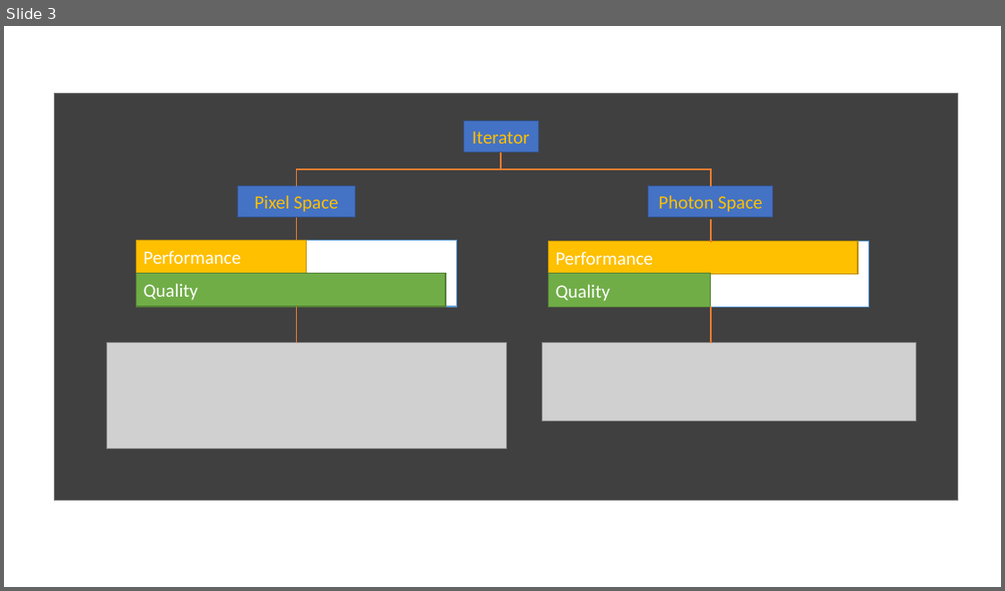
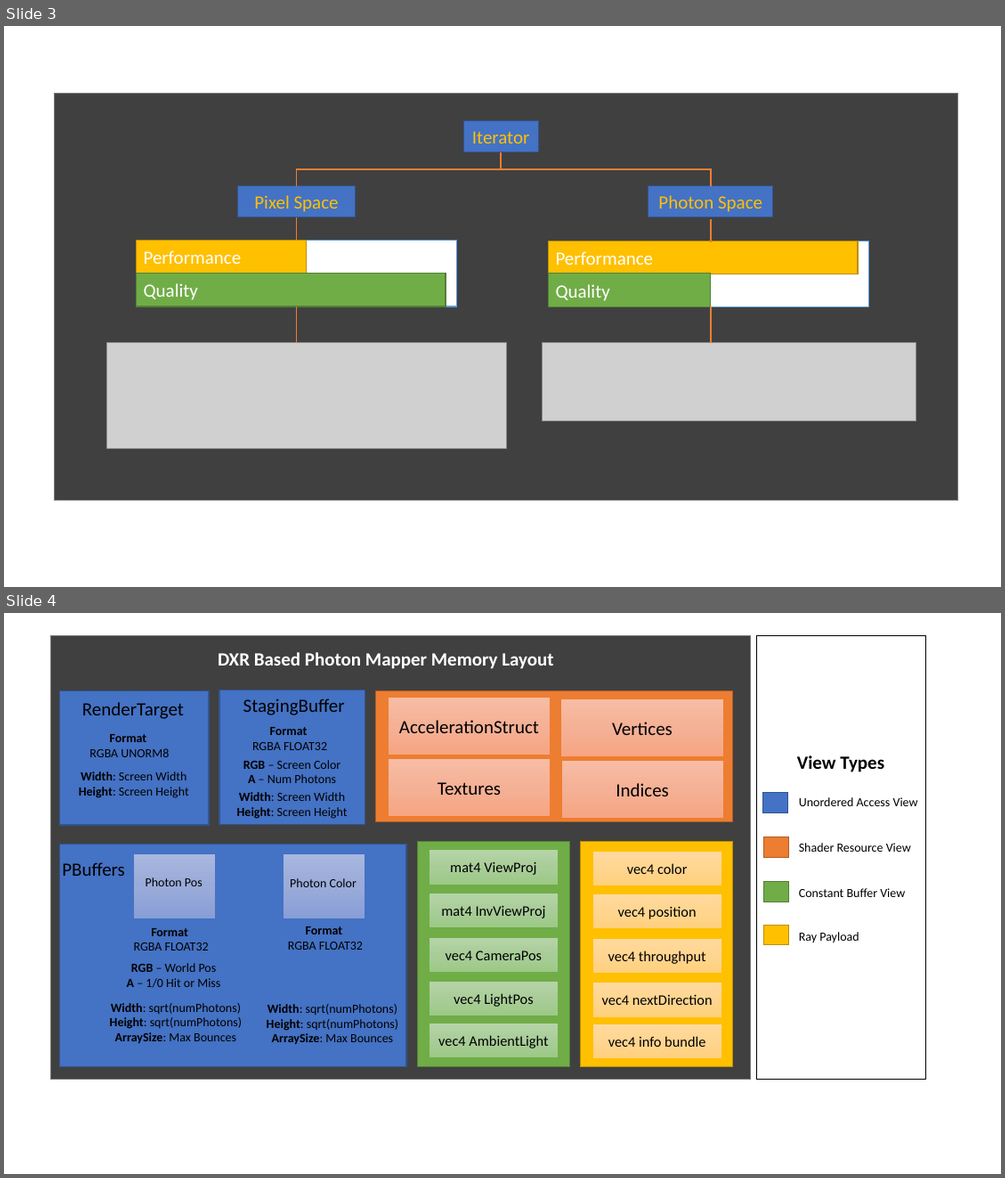
Before and after one commit to ananthaks/DXR-PhotonMapper, a slide deck: Docs/images/New Microsoft PowerPoint Presentation.pptx. Shown one above the other, each under a label of ours: slide 3 before the commit, slides 3 and 4 after it. The pictures are 1005x591 and 1005x1178 pixels, drawn with LibreOffice and Linux fonts; fonts in the diff are those of the drawing; grey boxes stand for pictures. Boxes give left, top, right and bottom in pixels: in the first picture for what was removed or moved away, otherwise in the second. Text is boxed around its words. In the diff, an @@ line names an element or a change of style, - is before the commit and + after.

```diff
--- a/Docs/images/New Microsoft PowerPoint Presentation.pptx
+++ b/Docs/images/New Microsoft PowerPoint Presentation.pptx
@@ slide 4 added at [4,613,1001,1174], background #FFFFFF @@
@@ group added at [50,635,926,1078]: 28 rectangles, 21 texts @@
+Unordered Access View
+Shader Resource View
+Constant Buffer View
+RenderTarget
+Format
+RGBA UNORM8
+Width: Screen Width
+Height: Screen Height
+StagingBuffer
+Format
+RGBA FLOAT32
+RGB – Screen Color
+A – Num Photons
+Width: Screen Width
+Height: Screen Height
+PBuffers
+Photon Pos
+Photon Color
+Format
+RGBA FLOAT32
+Format
+RGBA FLOAT32
+Width: sqrt(numPhotons)
+Height: sqrt(numPhotons)
+ArraySize: Max Bounces
+Width: sqrt(numPhotons)
+Height: sqrt(numPhotons)
+ArraySize: Max Bounces
+RGB – World Pos
+A – 1/0 Hit or Miss
+AccelerationStruct
+Textures
+Indices
+Vertices
+Ray Payload
+mat4 ViewProj
+mat4 InvViewProj
+vec4 CameraPos
+vec4 LightPos
+vec4 AmbientLight
+vec4 color
+vec4 position
+vec4 throughput
+vec4 nextDirection
+vec4 info bundle
+DXR Based Photon Mapper Memory Layout
+View Types
```
Also in this commit, not shown: 2 other slides added, 4 other files.
